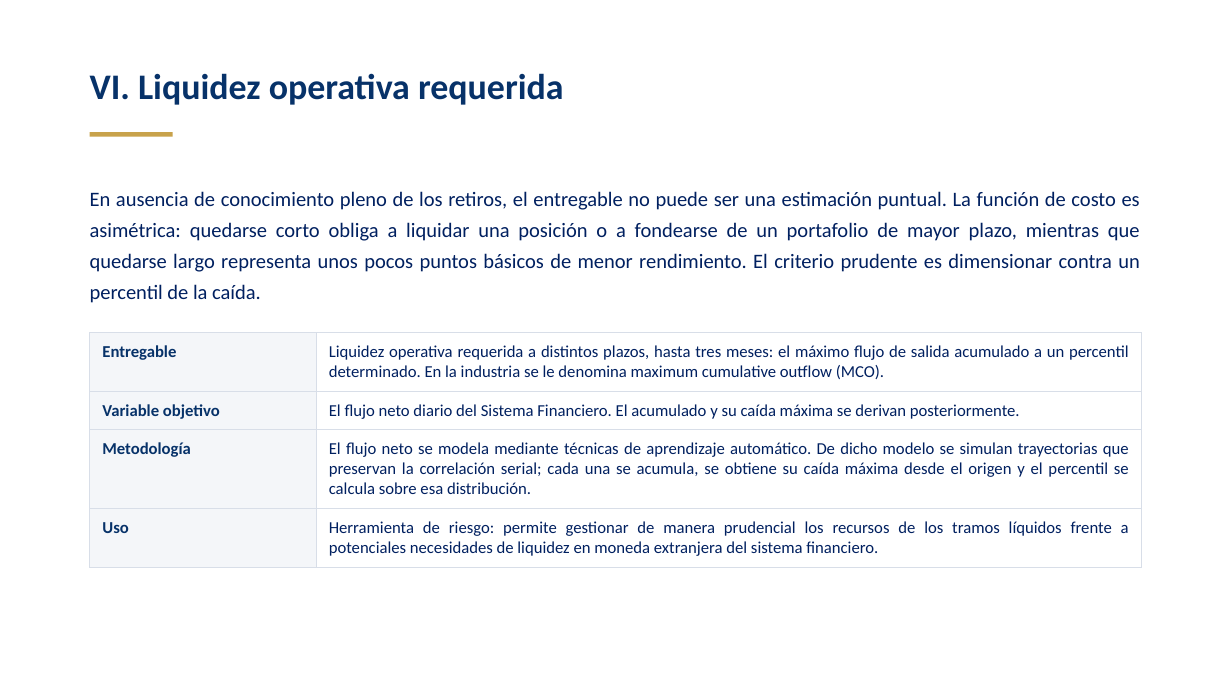
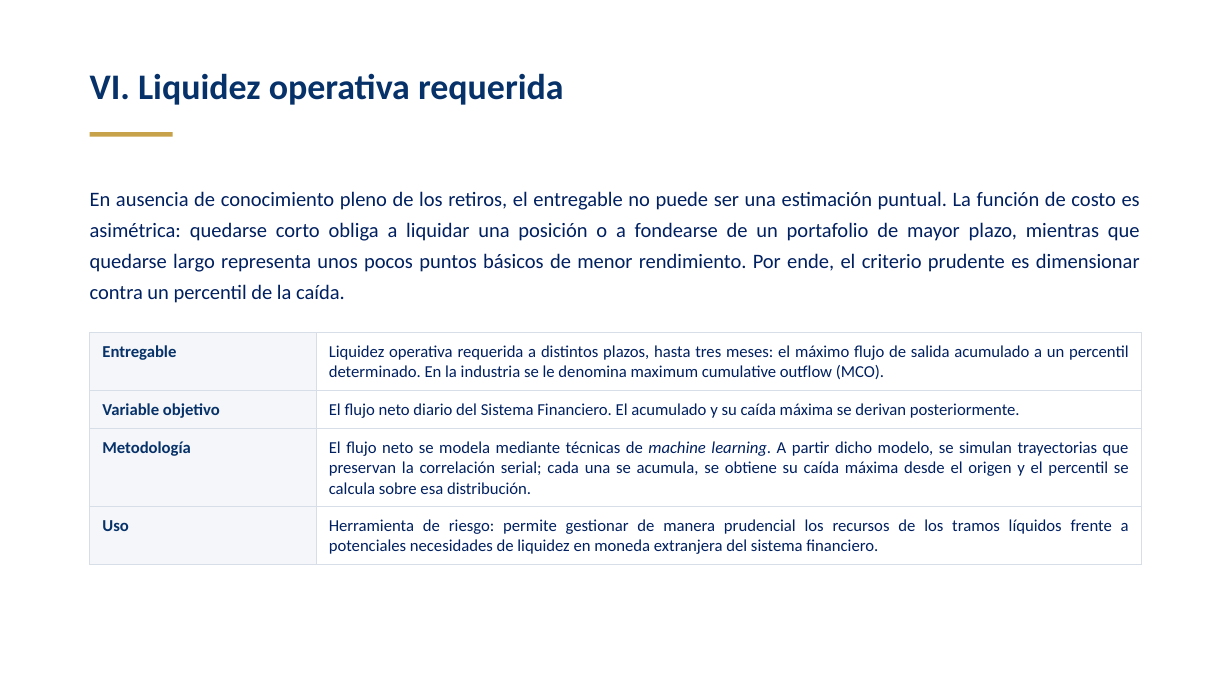
Before and after one commit to Diego2141/Sistema-Inteligente, a slide deck: slide 9 of Requerimientos_de_Liquidez.pptx (slide 7 before the commit). Drawn at 1232x693 pixels with LibreOffice and Linux fonts; fonts in the diff are those of the drawing. Boxes give left, top, right and bottom in pixels: in the first picture for what was removed or moved away, otherwise in the second. Text is boxed around its words. In the diff, an @@ line names an element or a change of style, - is before the commit and + after.

```diff
--- a/Requerimientos_de_Liquidez.pptx
+++ b/Requerimientos_de_Liquidez.pptx
@@ text at [90,191,1140,303]: text changed @@
-En ausencia de conocimiento pleno de los retiros, el entregable no puede ser una estimación puntual. La función de costo es asimétrica: quedarse corto obliga a liquidar una posición o a fondearse de un portafolio de mayor plazo, mientras que quedarse largo representa unos pocos puntos básicos de menor rendimiento. El criterio prudente es dimensionar contra un percentil de la caída.
+En ausencia de conocimiento pleno de los retiros, el entregable no puede ser una estimación puntual. La función de costo es asimétrica: quedarse corto obliga a liquidar una posición o a fondearse de un portafolio de mayor plazo, mientras que quedarse largo representa unos pocos puntos básicos de menor rendimiento. Por ende, el criterio prudente es dimensionar contra un percentil de la caída.
@@ table at [90,333,1141,565] @@
-row 3, column 2: El flujo neto se modela mediante técnicas de aprendizaje automático. De dicho modelo se simulan trayectorias que preservan la correlación serial; cada una se acumula, se obtiene su caída máxima desde el origen y el percentil se calcula sobre esa distribución.
+row 3, column 2: El flujo neto se modela mediante técnicas de machine learning. A partir dicho modelo, se simulan trayectorias que preservan la correlación serial; cada una se acumula, se obtiene su caída máxima desde el origen y el percentil se calcula sobre esa distribución.
```
Also in this commit, not shown: 6 other slides changed, 3 slides added.
